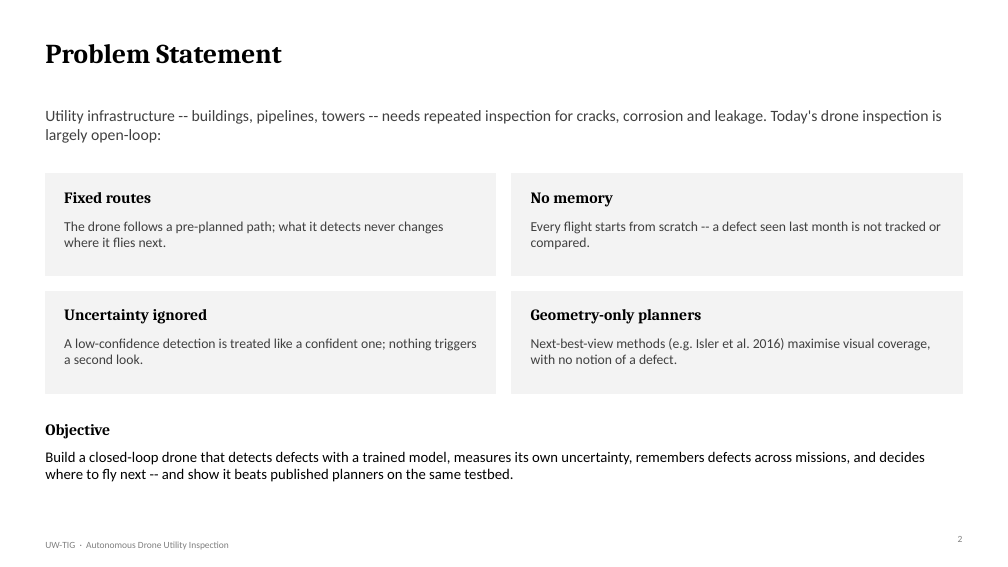
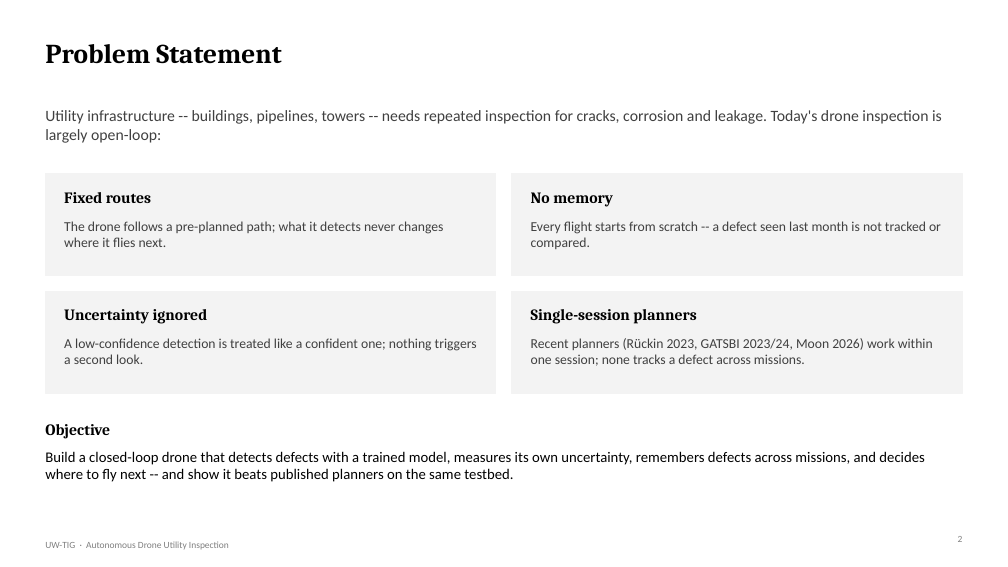
Before and after one commit to DrNeel11/project_work_1, a slide deck: slide 2 of drone-sim-today/Autonomous_Drone_Inspection_Progress.pptx. Drawn at 1008x567 pixels with LibreOffice and Linux fonts; fonts in the diff are those of the drawing. Boxes give left, top, right and bottom in pixels: in the first picture for what was removed or moved away, otherwise in the second. Text is boxed around its words. In the diff, an @@ line names an element or a change of style, - is before the commit and + after.

```diff
--- a/drone-sim-today/Autonomous_Drone_Inspection_Progress.pptx
+++ b/drone-sim-today/Autonomous_Drone_Inspection_Progress.pptx
@@ text at bbox=[531, 309, 696, 324]: text changed @@
-Geometry-only planners
+Single-session planners
@@ text at bbox=[531, 338, 933, 366]: text changed @@
-Next-best-view methods (e.g. Isler et al. 2016) maximise visual coverage, with no notion of a defect.
+Recent planners (Rückin 2023, GATSBI 2023/24, Moon 2026) work within one session; none tracks a defect across missions.
```
Also in this commit, not shown: 5 other slides changed, 11 other files.
